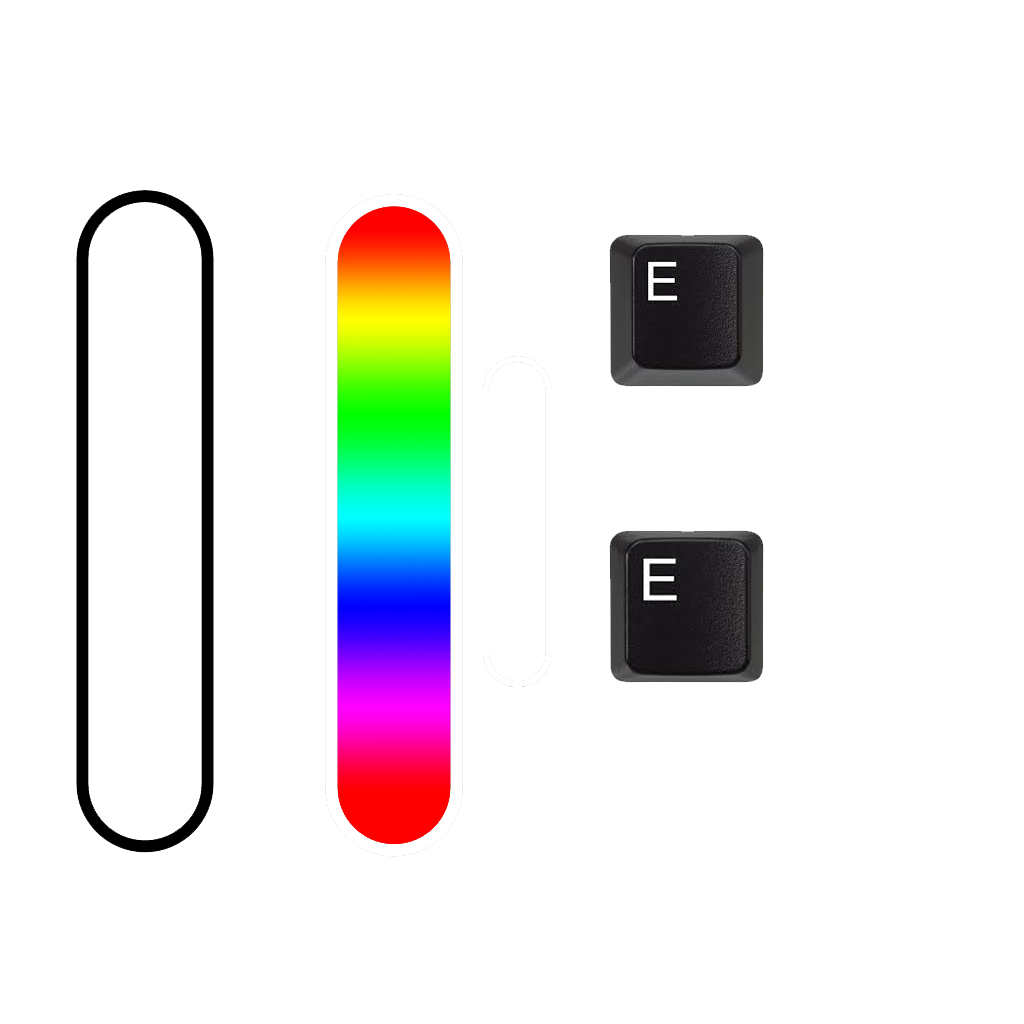
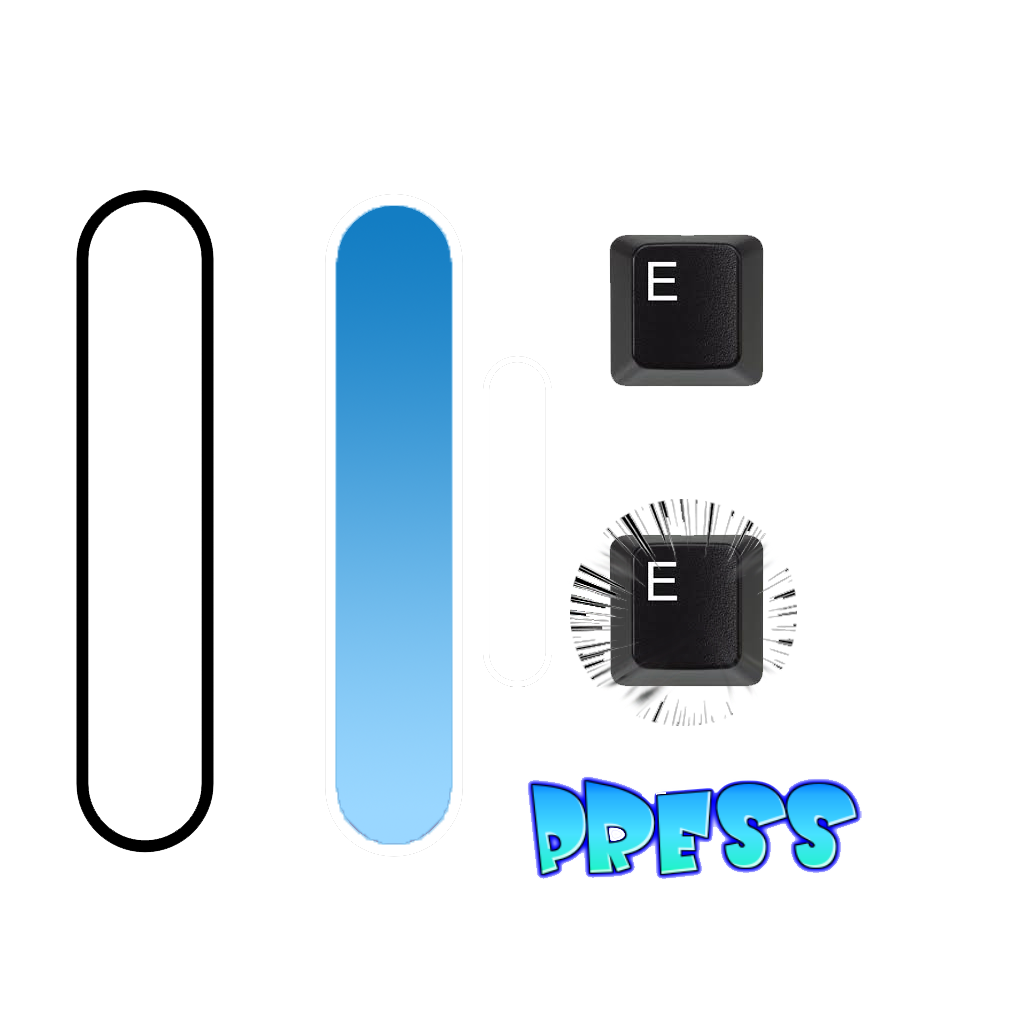
Layered file, before and after one edit (w=1024, h=1024). Changes by layer:
added layer "Layer 6" above "Layer 5" over [527, 776, 862, 879]
painted on "Layer 5" over [570, 499, 797, 726]
added layer "Layer 4 copy" above "Layer 4" over [609, 534, 764, 687]
painted on "Layer 3" over [335, 205, 453, 845]
